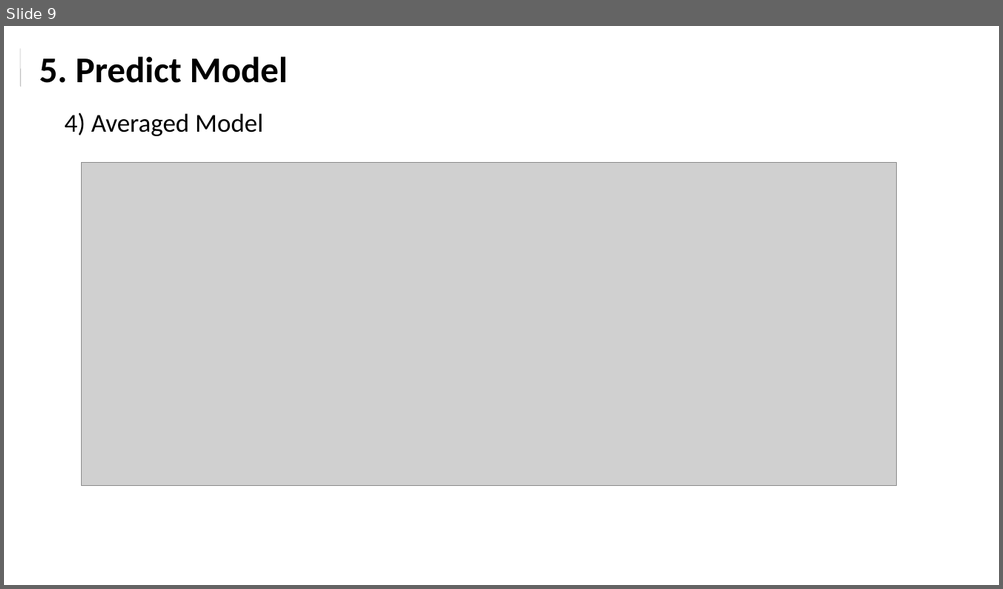
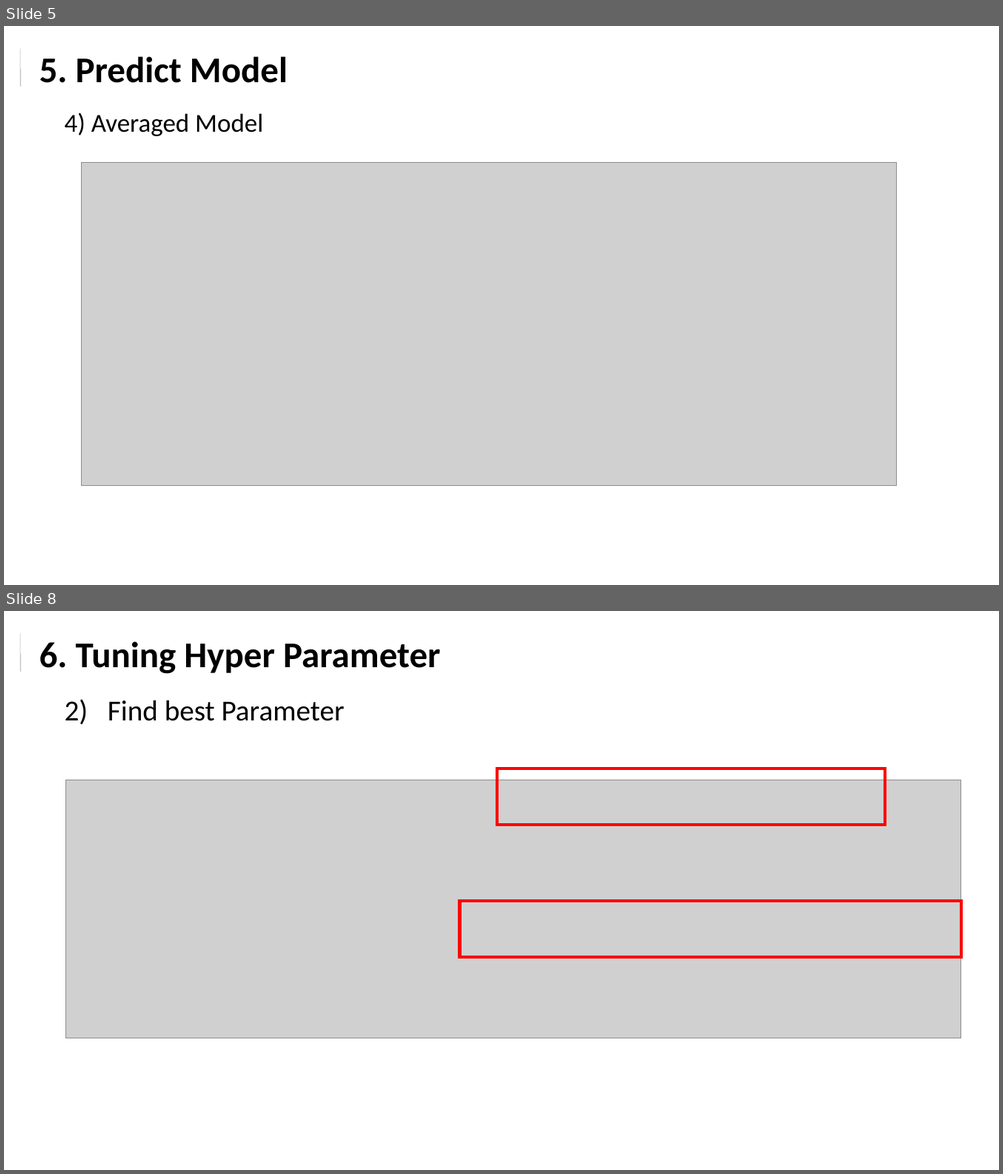
Before and after one commit to chazzy1/nycdsaML, a slide deck: documents/House_prediction_choi.pptx. Shown one above the other, each under a label of ours: slide 9 before the commit, slides 5 and 8 after it; the slides between them are not shown. The pictures are 1003x589 and 1003x1174 pixels, drawn with LibreOffice and Linux fonts; fonts in the diff are those of the drawing; grey boxes stand for pictures. Boxes give left, top, right and bottom in pixels: in the first picture for what was removed or moved away, otherwise in the second. Text is boxed around its words. In the diff, an @@ line names an element or a change of style, - is before the commit and + after.

```diff
--- a/documents/House_prediction_choi.pptx
+++ b/documents/House_prediction_choi.pptx
@@ slide 8 added at box(4, 611, 999, 1170), background #FFFFFF @@
@@ line added from (20, 633) to (20, 672), #595959 0.25 pt @@
@@ text added at box(40, 641, 441, 674), 35 pt, text #000000, bold @@
+6. Tuning Hyper Parameter
@@ text added at box(65, 699, 344, 724), 28 pt, text #000000 @@
+2) Find best Parameter
@@ picture added at box(66, 780, 961, 1039) @@
@@ rectangle added at box(497, 769, 885, 824), outline #FF0000 3 pt @@
@@ rectangle added at box(460, 901, 962, 958), outline #FF0000 3 pt @@
@@ what was slide 9 is now slide 5 @@
```
Also in this commit, not shown: 3 slides changed, 3 other slides added, 7 slides removed, 13 other files.
